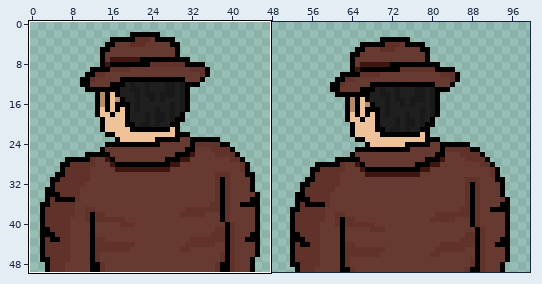
Pixel-art file: Aseprite-Art/Moreau-Cutscene.aseprite. Above: a wide view before the commit, with the close-up outlined.
Close-up. The starting point:
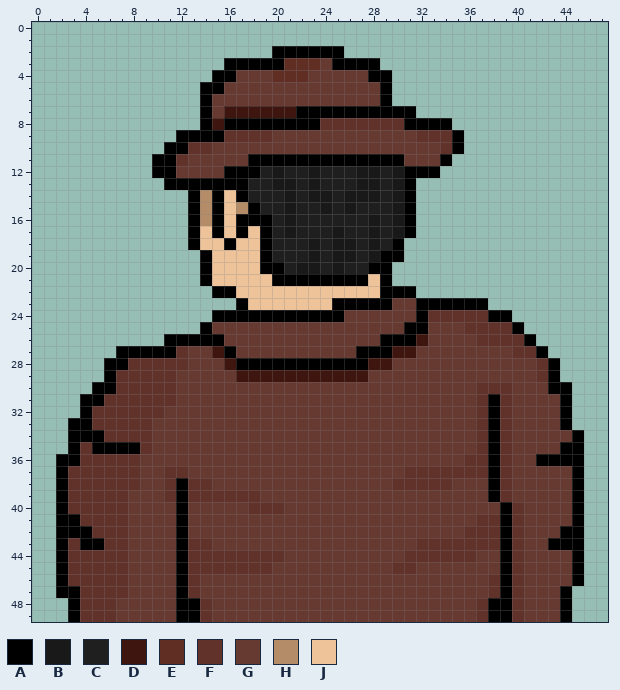
100x50 pixels, 1 frame. Shown: x 0..47, y 0..49. The commit also changed other parts of the picture, which this record leaves out.
Palette (. is transparent): A #000000  B #1a1919  C #1f1f1f  D #3e160f  E #612e24  F #61322a  G #663931  H #b48d68  J #eec39a
New version:
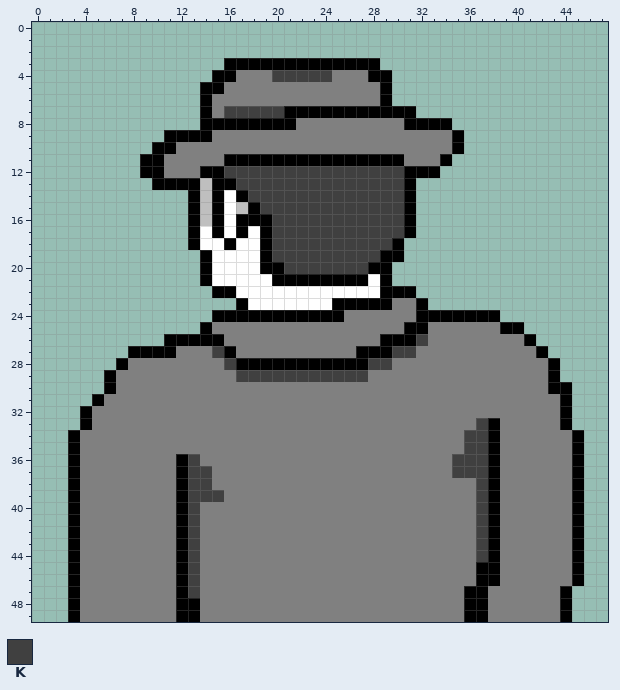
Colours new in this view: K #404040
Difference:
@@ palette @@
-G #663931
+G #808080
-H #b48d68
+H #bfbfbf
-J #eec39a
+J #ffffff
@@ x 0..47 @@
  1 ................................................
- 2 ....................AAAAAA......................
- 3 ................AAAAAEEEGAAAA...................
- 4 ...............AAGGGEEEGGGGGAA..................
+ 2 ................................................
+ 3 ................AAAAAAAAAAAAA...................
+ 4 ...............AAGGGKKKKKGGGAA..................
  5 ..............AAGGGGGGGGGGGGGA..................
  6 ..............AGGGGGGGGGGGGGGA..................
- 7 ..............AGDDDDDDAAAAAAAAAA................
- 8 ..............ADAAAAAAAAFFFFFFFAAAA.............
- 9 ............AAAAFFFFGGGGGGGGGGGGFFFA............
-10 ...........AAFFGGGGGGGGGGGGGGGGGGGFA............
-11 ..........AAFGGGGGAAAAAAAAAAAAAGGGA.............
-12 ..........AAGGGGAAACBCCBCCCBBCBAAA..............
-13 ...........AAAAAAACCBBCBCCCBBCBA................
-14 .............AHAJACCCBCBBCBBBCBA................
-15 .............AHAJHACCBCCBCBCCCBA................
-16 .............AHAJAAACBCCCCCCBCBA................
-17 .............AJAJAJACBCCCBCCBCBA................
-18 .............AJJAJJACCCBCBBCBCA.................
-19 ..............AJJJJACCCBCBBCBAA.................
-20 ..............AJJJJAACBBCBCCAA..................
+ 7 ..............AGKKKKKAAAAAAAAAAA................
+ 8 ..............AAAAAAAAGGGGGGGGGAAAA.............
+ 9 ...........AAAAGGGGGGGGGGGGGGGGGGGGA............
+10 ..........AAGGGGGGGGGGGGGGGGGGGGGGGA............
+11 .........AAGGGGGAAAAAAAAAAAAAAAGGGA.............
+12 .........AAGGGAAKKKKKKKKKKKKKKKAAA..............
+13 ..........AAAAHAAKKKKKKKKKKKKKKA................
+14 .............AHAJAKKKKKKKKKKKKKA................
+15 .............AHAJHAKKKKKKKKKKKKA................
+16 .............AHAJAAAKKKKKKKKKKKA................
+17 .............AJAJAJAKKKKKKKKKKKA................
+18 .............AJJAJJAKKKKKKKKKKA.................
+19 ..............AJJJJAKKKKKKKKKAA.................
+20 ..............AJJJJAAKKKKKKKAA..................
 21 ..............AJJJJJAAAAAAAAJA..................
 22 ...............AAJJJJJJJJJJJJAAA................
-23 .................AJJJJJJJAAAAAGGAAAAAA..........
-24 ...............AAAAAAAAAAAGGGGGGAFFFFFAA........
-25 ..............AGGGGGGGGGGGGGGGGAAGGGFFFFA.......
-26 ...........AAAAAGGGGGGGGGGGGGAAADGGGGFFFFA......
-27 .......AAAAAFGGDAGGGGGGGGGGAAADDGGGGGGGGFFA.....
-28 ......AAFFFFFGGGDAAAAAAAAAAADDGGGGGGGGGGGGFA....
-29 ......AFFFFFGGGGGDDDDDDDDDDDGGGGGGGGGGGGGGFA....
-30 .....AAFFFFFGGGGGGGGGGGGGGGGGGGGGGGGGFFFGGGAA...
-31 ....AAFFFFFFGGGGGGGGGGGGGGGGGGGGGGGGGFAFGGGGA...
-32 ....AFFFFFFGGGGGGGGGGGGGGGGGGGGGGGGGGFAFGGGGA...
-33 ...AAFFFFFGGGGGGGGGGGGGGGGGGGGGGGGGGGFAFGGGGA...
-34 ...AAAFFFFGGGGGGGGGGGGGGGGGGGGGGGGGGGFAFGGGGGA..
-35 ...AFAAAAFGGGGGGGGGGGGGGGGGGGGGGGGGGGFAFGGGGAA..
-36 ..AAFFFFFGGGGGGGGGGGGGGGGGGGGGGGGGGGFFAFGGAAAA..
-37 ..AFFFFFFGGFFGGGGGGGGGGGGGGGGGGFFFFFFFAFGGGGGA..
-38 ..AFFFFFFGGFAFFGGGGGGGGGGGGGGGFFFFFGGGAFGGGGGA..
-39 ..AFFFFFGGGFAFFFFFFGGGGGGGGGGGGGGGGGGGAFGGGGGA..
-40 ..AFFFFFGGGGAGGGGGFFFGGGGGGGGGGGGGGGGGGAFGGGGA..
-41 ..AAFFFFGGGGAGGGGGGGGGGGGGGGGGGGGGGGGFFAFGGGGA..
-42 ..AAAFFFGGGGAGGGGGGGGGGGGGGGGGGGGGGGFFFAFGGGAA..
-43 ..AFAAFFGGGGAFFGGGGGGGGGGGGGGGGGFFFFFFFAFGGAAA..
-44 ..AFFFFFGGGGAFFFFFFFFGGGGGGGGGGFFFFFFGGAFGGGGA..
-45 ..AFFFFFGGGGAFFFFFFFGGGGGGGGGGFFGGGGGGGAFGGGGA..
-46 ..AFFFFFGGGGAFGGGGGGGGGGGGGGGGGGGGGGGGFAFGGGGA..
-47 ..AAFFFFGGGGAFGGGGGGGGGGGGGGGGGGGGGGGGFAFGGGA...
-48 ...AFFFGGGGGAAFGGGGGGGGGGGGGGGGGGGGGGFAAFGGGA...
-49 ...AFFFGGGGGAAFGGGGGGGGGGGGGGGGGGGGGGFAAFGGGA...
+23 .................AJJJJJJJAAAAAGGA...............
+24 ...............AAAAAAAAAAAGGGGGGAAAAAAA.........
+25 ..............AGGGGGGGGGGGGGGGGAAGGGGGGAA.......
+26 ...........AAAAAGGGGGGGGGGGGGAAAKGGGGGGGGA......
+27 ........AAAAGGGKAGGGGGGGGGGAAAKKGGGGGGGGGGA.....
+28 .......AGGGGGGGGKAAAAAAAAAAAKKGGGGGGGGGGGGGA....
+29 ......AGGGGGGGGGGKKKKKKKKKKKGGGGGGGGGGGGGGGA....
+30 ......AGGGGGGGGGGGGGGGGGGGGGGGGGGGGGGGGGGGGAA...
+31 .....AGGGGGGGGGGGGGGGGGGGGGGGGGGGGGGGGGGGGGGA...
+32 ....AGGGGGGGGGGGGGGGGGGGGGGGGGGGGGGGGGGGGGGGA...
+33 ....AGGGGGGGGGGGGGGGGGGGGGGGGGGGGGGGGKAGGGGGA...
+34 ...AGGGGGGGGGGGGGGGGGGGGGGGGGGGGGGGGKKAGGGGGGA..
+35 ...AGGGGGGGGGGGGGGGGGGGGGGGGGGGGGGGGKKAGGGGGGA..
+36 ...AGGGGGGGGAKGGGGGGGGGGGGGGGGGGGGGKKKAGGGGGGA..
+37 ...AGGGGGGGGAKKGGGGGGGGGGGGGGGGGGGGKKKAGGGGGGA..
+38 ...AGGGGGGGGAKKGGGGGGGGGGGGGGGGGGGGGGKAGGGGGGA..
+39 ...AGGGGGGGGAKKKGGGGGGGGGGGGGGGGGGGGGKAGGGGGGA..
+40 ...AGGGGGGGGAKGGGGGGGGGGGGGGGGGGGGGGGKAGGGGGGA..
+41 ...AGGGGGGGGAKGGGGGGGGGGGGGGGGGGGGGGGKAGGGGGGA..
+42 ...AGGGGGGGGAKGGGGGGGGGGGGGGGGGGGGGGGKAGGGGGGA..
+43 ...AGGGGGGGGAKGGGGGGGGGGGGGGGGGGGGGGGKAGGGGGGA..
+44 ...AGGGGGGGGAKGGGGGGGGGGGGGGGGGGGGGGGKAGGGGGGA..
+45 ...AGGGGGGGGAKGGGGGGGGGGGGGGGGGGGGGGGAAGGGGGGA..
+46 ...AGGGGGGGGAKGGGGGGGGGGGGGGGGGGGGGGGAAGGGGGGA..
+47 ...AGGGGGGGGAKGGGGGGGGGGGGGGGGGGGGGGAAGGGGGGA...
+48 ...AGGGGGGGGAAGGGGGGGGGGGGGGGGGGGGGGAAGGGGGGA...
+49 ...AGGGGGGGGAAGGGGGGGGGGGGGGGGGGGGGGAAGGGGGGA...
